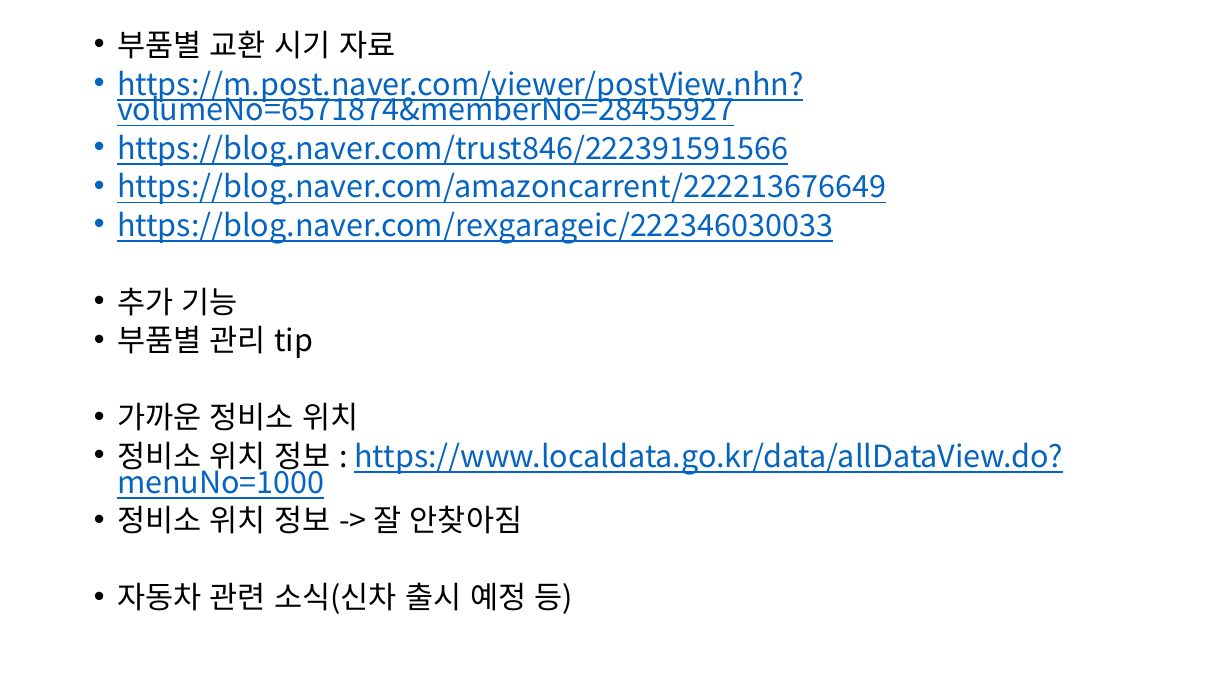
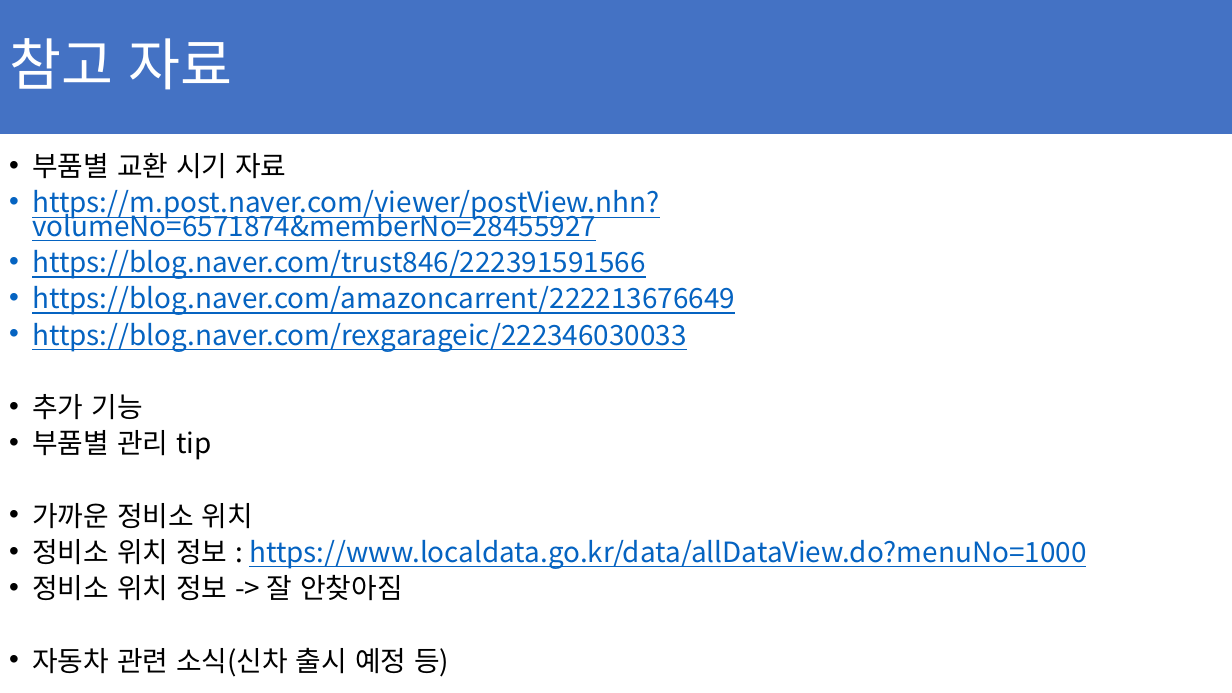
Before and after one commit to ChaeSung-Lee/DJ_InternShip, a slide deck: slide 10 of 2021_Summer/jp.hong/Project_BnC_jph.pptx. Drawn at 1232x693 pixels with LibreOffice and Linux fonts; fonts in the diff are those of the drawing. Boxes give left, top, right and bottom in pixels: in the first picture for what was removed or moved away, otherwise in the second. Text is boxed around its words. In the diff, an @@ line names an element or a change of style, - is before the commit and + after.

```diff
--- a/2021_Summer/jp.hong/Project_BnC_jph.pptx
+++ b/2021_Summer/jp.hong/Project_BnC_jph.pptx
@@ title added at [0,0,1232,134], fill #4472C4, 44 pt, text #FFFFFF @@
+참고 자료
@@ text "부품별 교환 시기 자료": place and size @@
-text "부품별 교환 시기 자료" at [117,30,1063,614]
+text "부품별 교환 시기 자료" at [32,153,1086,677]
@@ text "부품별 교환 시기 자료" at [32,153,1086,677]: size 23.8 to 21.7 pt @@
```
Also in this commit, not shown: 6 other slides changed, 5 slides added, 2 slides removed.
